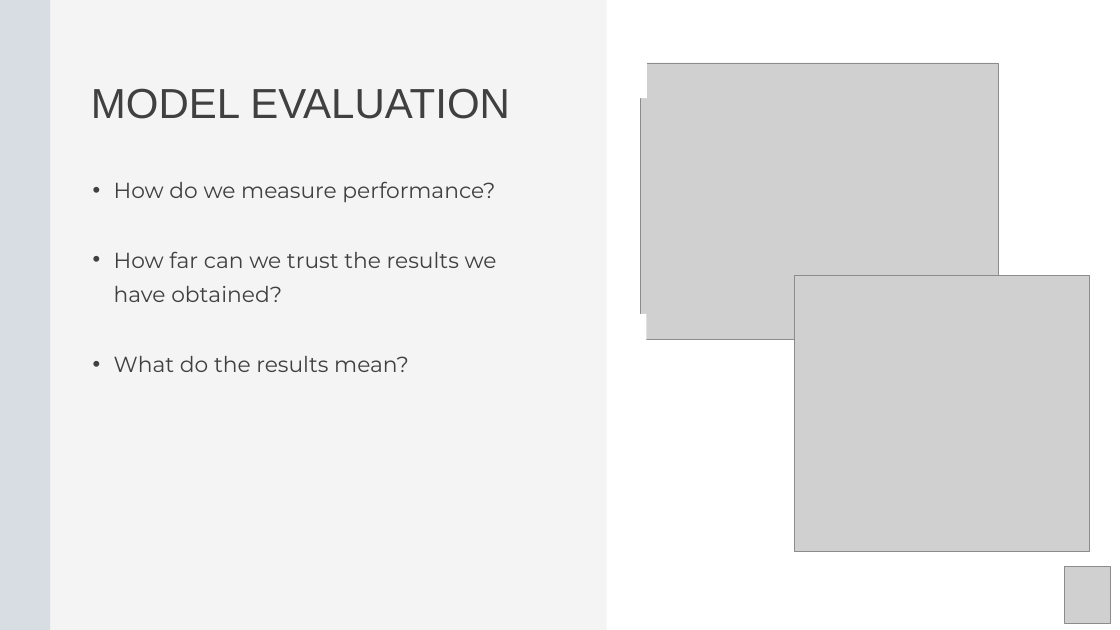
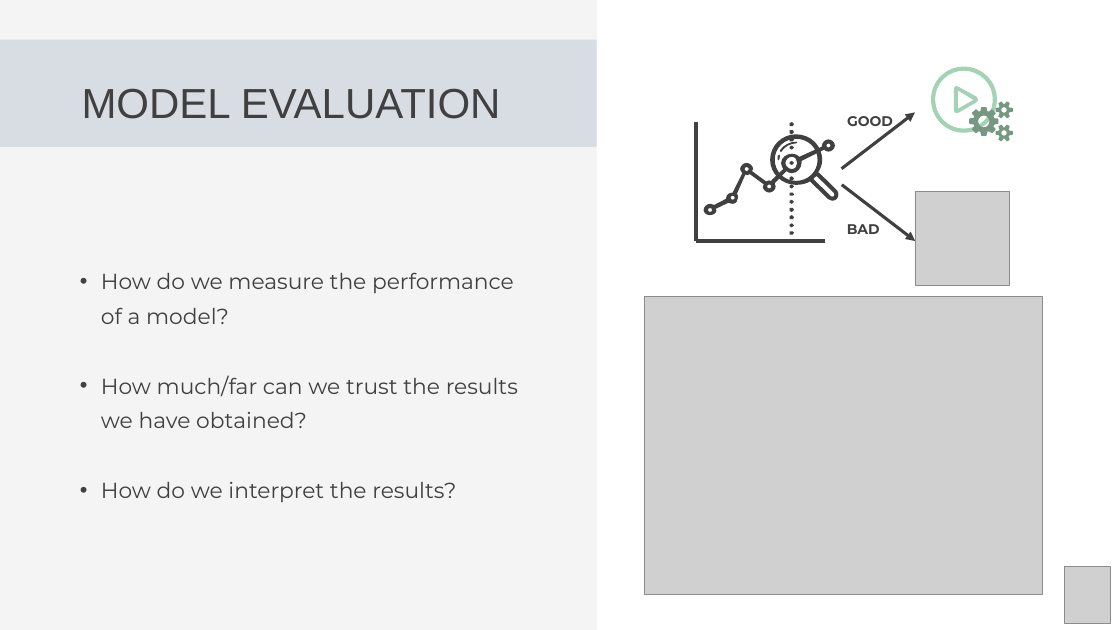
Before and after one commit to Center-for-Health-Data-Science/Foundations-of-Health-Data-Science, a slide deck: slide 3 of Slides/FHDS_Model_Evaluation_Part4.pptx. Drawn at 1120x630 pixels with LibreOffice and Linux fonts; fonts in the diff are those of the drawing; grey boxes stand for pictures. Boxes give left, top, right and bottom in pixels: in the first picture for what was removed or moved away, otherwise in the second. Text is boxed around its words. In the diff, an @@ line names an element or a change of style, - is before the commit and + after.

```diff
--- a/Slides/FHDS_Model_Evaluation_Part4.pptx
+++ b/Slides/FHDS_Model_Evaluation_Part4.pptx
@@ rectangle: place and size @@
-rectangle at [606,0,1120,630]
+rectangle at [597,0,1120,630]
@@ freeform shape: place and size @@
-freeform shape at [0,0,50,630]
+freeform shape at [0,40,596,147]
@@ rectangle removed at [622,52,647,98] @@
@@ text "MODEL EVALUATION": place and size @@
-text "MODEL EVALUATION" at [91,88,510,119]
+text "MODEL EVALUATION" at [82,88,501,119]
@@ picture removed at [640,63,998,339] @@
@@ freeform shape added at [931,67,996,133], fill #A4D2B4, outline #A4D2B4 1 pt @@
@@ group added at [696,113,1009,285]: 2 freeform shapes, 2 lines, 2 arrows, 1 picture @@
@@ text added at [847,116,893,130], 18 pt, text #404040, bold @@
+GOOD
@@ freeform shape added at [969,101,1013,141], fill #769781 @@
@@ text added at [847,224,880,234], 18 pt, text #404040, bold @@
+BAD
@@ text at [101,272,518,502]: text changed @@
-  • How do we measure performance?
-  • How far can we trust the results we have obtained?
-  • What do the results mean?
+  • How do we measure the performance of a model?
+  • How much/far can we trust the results we have obtained?
+  • How do we interpret the results?
@@ picture added at [645,296,1042,595] @@
@@ picture removed at [795,275,1089,551] @@
@@ rectangle removed at [621,314,647,360] @@
```
Also in this commit, not shown: 14 other slides changed, 3 slides added, 1 slide removed.
